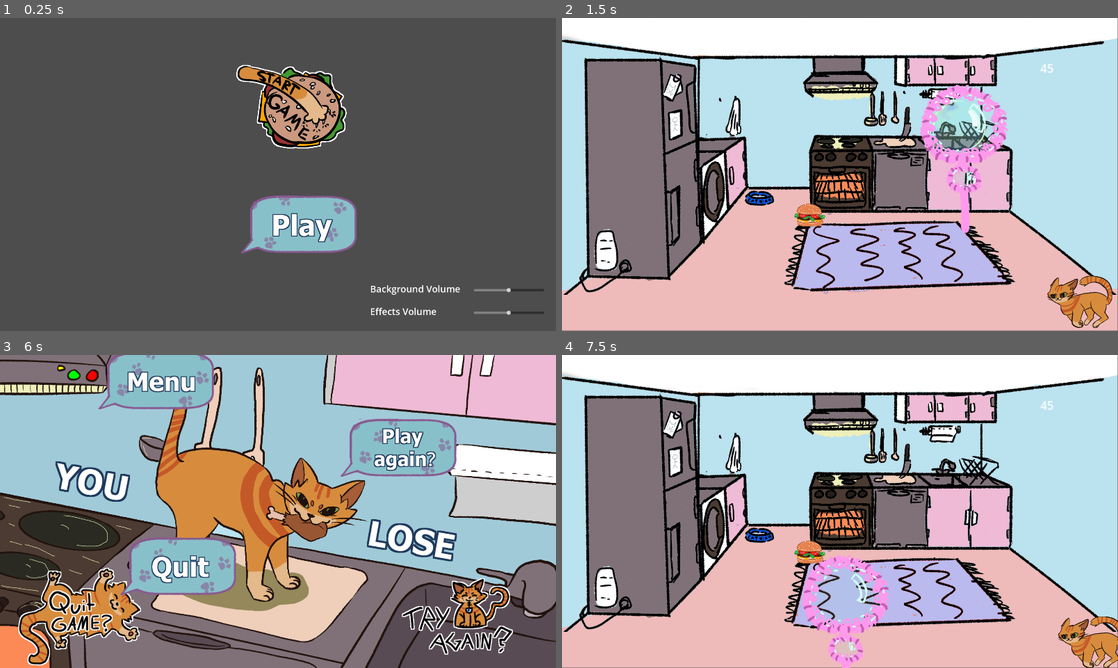
Above: before the commit, frames 1-4 (two rows, left to right).
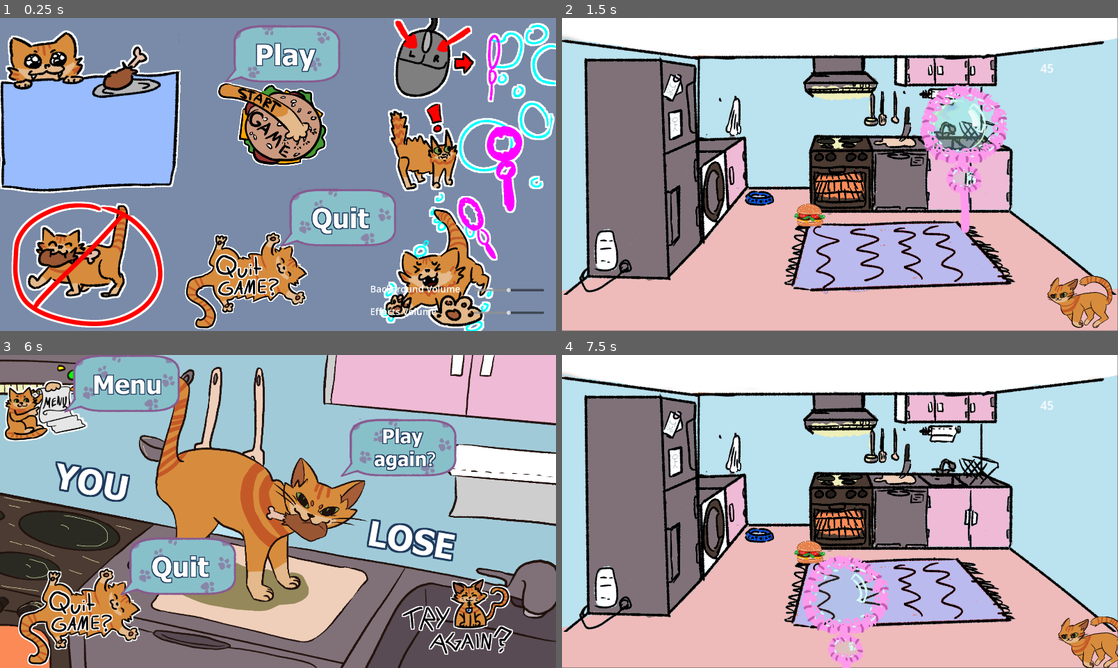
Above: after the commit, the same moments.

Repository: LuckyDiamond2/GGJ2025-Snack-attack-Bubble-Trouble
Game: Godot game, scene res://scenes/title_screen.tscn
Same seed, same stepped clock (60 frames per second), same inputs: the game is played once before the commit and once after it.
Inputs (mouse positions are in pixels of both pictures, inside the frame that each line leads up to; where the layout moved, square brackets give the same spot in the first picture):
- Up to frame 1 (0.25 s): no input
- Up to frame 2 (1.5 s): click (845, 127) [862, 224] at 0.5 s; move the mouse to (962, 158) at 1.27 s; click (962, 158) at 1.42 s
- Up to frame 3 (6 s): move the mouse to (166, 527) at 2.02 s; click (166, 527) at 2.17 s; move the mouse to (333, 442) at 2.77 s; click (333, 442) at 2.92 s; move the mouse to (250, 574) at 3.52 s; click (250, 574) at 3.67 s; move the mouse to (444, 558) at 4.27 s; click (444, 558) at 4.42 s; move the mouse to (111, 464) at 5.02 s; click (111, 464) at 5.17 s; move the mouse to (305, 511) at 5.77 s; click (305, 511) at 5.92 s
- Up to frame 4 (7.5 s): click (606, 408) [717, 380] at 6.5 s; click (862, 445) at 7.27 s

The runs differ from the first frame. In frame 1, 98% of the frame differs, in the area x 0-100%, y 0-100%; in frame 2, nothing differs; in frame 3, 5.3%; in frame 4, nothing differs.

Commit message:
finished screen management; title screen needs fixing with volume

Diff:
--- a/scenes/loose_screen.tscn
+++ b/scenes/loose_screen.tscn
@@ -1,9 +1,10 @@
-[gd_scene load_steps=8 format=3 uid="uid://cke768xeg101o"]
+[gd_scene load_steps=9 format=3 uid="uid://cke768xeg101o"]
 
 [ext_resource type="Script" path="res://scripts/loose_screen.gd" id="1_u12cf"]
 [ext_resource type="Texture2D" uid="uid://dk111jiqq1lpt" path="res://assets/other/T_PlayAgain.png" id="2_hskkp"]
 [ext_resource type="Texture2D" uid="uid://qb0qg302xvex" path="res://assets/background/T_YouLose2.png" id="2_nw4xe"]
 [ext_resource type="Texture2D" uid="uid://nmde3rd338ky" path="res://assets/other/T_TryAgainButton.png" id="3_gwijp"]
+[ext_resource type="Texture2D" uid="uid://vs446etculmn" path="res://assets/other/T_MenuButton.png" id="6_fjju0"]
 [ext_resource type="Texture2D" uid="uid://dgu03qlkn5luw" path="res://assets/other/T_QuitB.png" id="6_mw06b"]
 [ext_resource type="Texture2D" uid="uid://x5wtsfuclfoh" path="res://assets/other/T_MenuB.png" id="7_k0bav"]
 [ext_resource type="Texture2D" uid="uid://cxdo6hcaf56fh" path="res://assets/other/T_QuitButton.png" id="7_wli7m"]
@@ -45,6 +46,22 @@
 flat = true
 icon_alignment = 1
 
+[node name="MenuButton" type="Button" parent="."]
+offset_left = -114.0
+offset_top = -75.0
+offset_right = 406.0
+offset_bottom = 445.0
+icon = ExtResource("6_fjju0")
+flat = true
+
+[node name="MenuBubbleButton" type="Button" parent="."]
+offset_left = 217.0
+offset_top = -6.0
+offset_right = 625.0
+offset_bottom = 202.0
+icon = ExtResource("7_k0bav")
+flat = true
+
 [node name="QuitGameBubbleButton" type="Button" parent="."]
 offset_left = 411.0
 offset_top = 625.0
@@ -53,16 +70,9 @@
 icon = ExtResource("6_mw06b")
 flat = true
 
-[node name="MenuBubbleButton" type="Button" parent="."]
-offset_left = 335.0
-offset_top = -16.0
-offset_right = 743.0
-offset_bottom = 192.0
-icon = ExtResource("7_k0bav")
-flat = true
-
 [connection signal="pressed" from="TTryAgainButton" to="." method="_on_t_try_again_button_pressed"]
 [connection signal="pressed" from="QuitGameButton" to="." method="_on_quit_game_button_pressed"]
 [connection signal="pressed" from="PlayAgainBubbleButton" to="." method="_on_play_again_button_pressed"]
+[connection signal="pressed" from="MenuButton" to="." method="_on_menu_bubble_button_pressed"]
+[connection signal="pressed" from="MenuBubbleButton" to="." method="_on_menu_bubble_button_pressed"]
 [connection signal="pressed" from="QuitGameBubbleButton" to="." method="_on_quit_game_bubble_button_pressed"]
-[connection signal="pressed" from="MenuBubbleButton" to="." method="_on_menu_bubble_button_pressed"]
--- a/scenes/title_screen.tscn
+++ b/scenes/title_screen.tscn
@@ -1,8 +1,11 @@
-[gd_scene load_steps=6 format=3 uid="uid://dvkrr16lq0fc0"]
+[gd_scene load_steps=9 format=3 uid="uid://dvkrr16lq0fc0"]
 
 [ext_resource type="Script" path="res://scripts/title_screen.gd" id="1_vcpgc"]
 [ext_resource type="Texture2D" uid="uid://b3mdptjtxbo2i" path="res://assets/other/T_Play.png" id="2_2a4il"]
+[ext_resource type="Texture2D" uid="uid://dcsqjhtuao55q" path="res://assets/background/T_MainMenu.png" id="2_y8yrg"]
 [ext_resource type="Texture2D" uid="uid://cyadfyffe5gq2" path="res://assets/other/T_Startbutton.png" id="3_gag6i"]
+[ext_resource type="Texture2D" uid="uid://cxdo6hcaf56fh" path="res://assets/other/T_QuitButton.png" id="5_abso7"]
+[ext_resource type="Texture2D" uid="uid://dgu03qlkn5luw" path="res://assets/other/T_QuitB.png" id="5_f4dd7"]
 
 [sub_resource type="LabelSettings" id="LabelSettings_tf5f6"]
 font_size = 32
@@ -13,25 +16,49 @@
 [node name="TItleScreen" type="Node"]
 script = ExtResource("1_vcpgc")
 
-[node name="Playbutton" type="Button" parent="."]
-offset_left = 805.0
-offset_top = 608.0
-offset_right = 1260.0
-offset_bottom = 816.0
+[node name="TextureRect" type="TextureRect" parent="."]
+offset_right = 40.0
+offset_bottom = 40.0
+
+[node name="Sprite2D" type="Sprite2D" parent="TextureRect"]
+position = Vector2(960, 540)
+texture = ExtResource("2_y8yrg")
+
+[node name="Playbuttonbubble" type="Button" parent="."]
+offset_left = 748.0
+offset_top = 20.0
+offset_right = 1203.0
+offset_bottom = 228.0
 theme_override_font_sizes/font_size = 80
 icon = ExtResource("2_2a4il")
 flat = true
 icon_alignment = 1
 
-[node name="Playbutton2" type="Button" parent="."]
-offset_left = 784.0
-offset_top = 55.0
-offset_right = 1304.0
-offset_bottom = 575.0
+[node name="Playbutton" type="Button" parent="."]
+offset_left = 718.0
+offset_top = 115.0
+offset_right = 1238.0
+offset_bottom = 635.0
 theme_override_font_sizes/font_size = 80
 icon = ExtResource("3_gag6i")
 flat = true
 icon_alignment = 1
+
+[node name="QuitGameButton" type="Button" parent="."]
+offset_left = 603.0
+offset_top = 657.0
+offset_right = 1123.0
+offset_bottom = 1177.0
+icon = ExtResource("5_abso7")
+flat = true
+
+[node name="QuitGameBubbleButton" type="Button" parent="."]
+offset_left = 964.0
+offset_top = 585.0
+offset_right = 1372.0
+offset_bottom = 793.0
+icon = ExtResource("5_f4dd7")
+flat = true
 
 [node name="BGMVolume" type="Node" parent="."]
 
@@ -71,7 +98,9 @@
 step = 0.05
 value = 0.5
 
-[connection signal="pressed" from="Playbutton" to="." method="_on_button_pressed"]
-[connection signal="pressed" from="Playbutton2" to="." method="_on_button_pressed"]
+[connection signal="pressed" from="Playbuttonbubble" to="." method="_on_play_button_pressed"]
+[connection signal="pressed" from="Playbutton" to="." method="_on_play_button_pressed"]
+[connection signal="pressed" from="QuitGameButton" to="." method="_on_quit_button_pressed"]
+[connection signal="pressed" from="QuitGameBubbleButton" to="." method="_on_quit_button_pressed"]
 [connection signal="value_changed" from="BGMVolume/HSlider" to="." method="_on_bmg_slider_value_changed"]
 [connection signal="value_changed" from="EffectVolume/HSlider" to="." method="_on_effect_slider_value_changed"]
--- a/scenes/win_screen.tscn
+++ b/scenes/win_screen.tscn
@@ -1,10 +1,11 @@
-[gd_scene load_steps=8 format=3 uid="uid://bkpufb658r63q"]
+[gd_scene load_steps=9 format=3 uid="uid://bkpufb658r63q"]
 
 [ext_resource type="Texture2D" uid="uid://dk111jiqq1lpt" path="res://assets/other/T_PlayAgain.png" id="1_747ey"]
 [ext_resource type="Texture2D" uid="uid://dkys4iw0b6kma" path="res://assets/background/T_YouWinFin.png" id="1_xg6rx"]
 [ext_resource type="Texture2D" uid="uid://nmde3rd338ky" path="res://assets/other/T_TryAgainButton.png" id="2_oa8ve"]
 [ext_resource type="Texture2D" uid="uid://cxdo6hcaf56fh" path="res://assets/other/T_QuitButton.png" id="3_rr4mo"]
 [ext_resource type="Texture2D" uid="uid://dgu03qlkn5luw" path="res://assets/other/T_QuitB.png" id="5_o2l1n"]
+[ext_resource type="Texture2D" uid="uid://vs446etculmn" path="res://assets/other/T_MenuButton.png" id="6_gehgr"]
 [ext_resource type="Texture2D" uid="uid://x5wtsfuclfoh" path="res://assets/other/T_MenuB.png" id="6_v41x5"]
 
 [sub_resource type="GDScript" id="GDScript_lqnby"]
@@ -47,9 +48,6 @@
 
 
 func _on_menu_bubble_button_pressed() -> void:
-	toMenu()
-
-func toMenu() -> void:
 	get_tree().change_scene_to_file(\"res://scenes/title_screen.tscn\")
 	print(\"pressed 'Menu' from win screen\")
 "
@@ -100,6 +98,14 @@
 icon = ExtResource("5_o2l1n")
 flat = true
 
+[node name="MenuButton" type="Button" parent="."]
+offset_left = 335.0
+offset_top = -16.0
+offset_right = 855.0
+offset_bottom = 504.0
+icon = ExtResource("6_gehgr")
+flat = true
+
 [node name="MenuBubbleButton" type="Button" parent="."]
 offset_left = 335.0
 offset_top = -16.0
@@ -112,4 +118,5 @@
 [connection signal="pressed" from="TTryAgainButton" to="." method="_on_t_try_again_button_pressed"]
 [connection signal="pressed" from="QuitGameButton" to="." method="_on_quit_game_button_pressed"]
 [connection signal="pressed" from="QuitGameBubbleButton" to="." method="_on_quit_game_bubble_button_pressed"]
+[connection signal="pressed" from="MenuButton" to="." method="_on_menu_bubble_button_pressed"]
 [connection signal="pressed" from="MenuBubbleButton" to="." method="_on_menu_bubble_button_pressed"]
--- a/scripts/loose_screen.gd
+++ b/scripts/loose_screen.gd
@@ -38,8 +38,5 @@
 
 # menu bubble button
 func _on_menu_bubble_button_pressed() -> void:
-	toMenu()
-
-func toMenu() -> void:
 	get_tree().change_scene_to_file("res://scenes/title_screen.tscn")
 	print("pressed 'Menu' from loose screen")
--- a/scripts/title_screen.gd
+++ b/scripts/title_screen.gd
@@ -13,7 +13,7 @@
 	pass
 
 
-func _on_button_pressed() -> void:
+func _on_play_button_pressed() -> void:
 	get_tree().change_scene_to_file("res://scenes/game_screen.tscn")
 	print("pressed 'Play'")
 
@@ -23,3 +23,8 @@
 
 func _on_effect_slider_value_changed(value: float) -> void:
 	$"/root/Settings".change_effect_volume.emit(value)
+
+
+func _on_quit_button_pressed() -> void:
+	print("quit game from title screen")
+	get_tree().quit()
Binary file added: assets/background/T_MainMenu.png
Binary file added: assets/other/T_MenuButton.png
Not shown, added: export_presets.cfg
